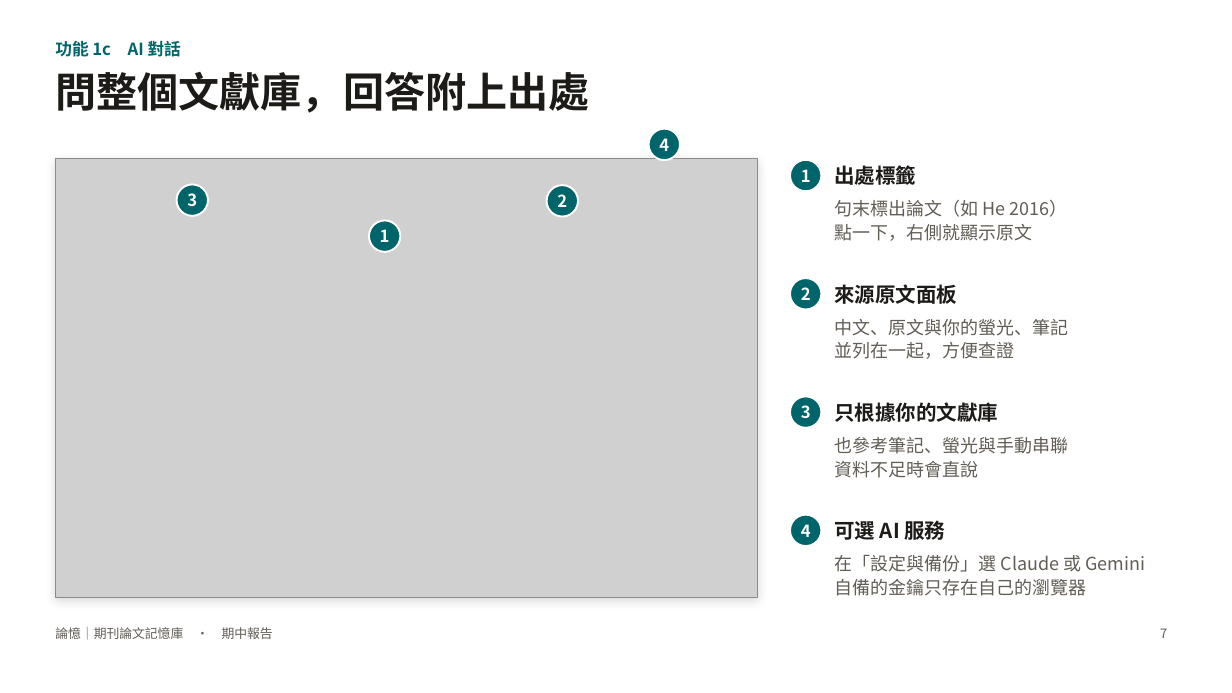
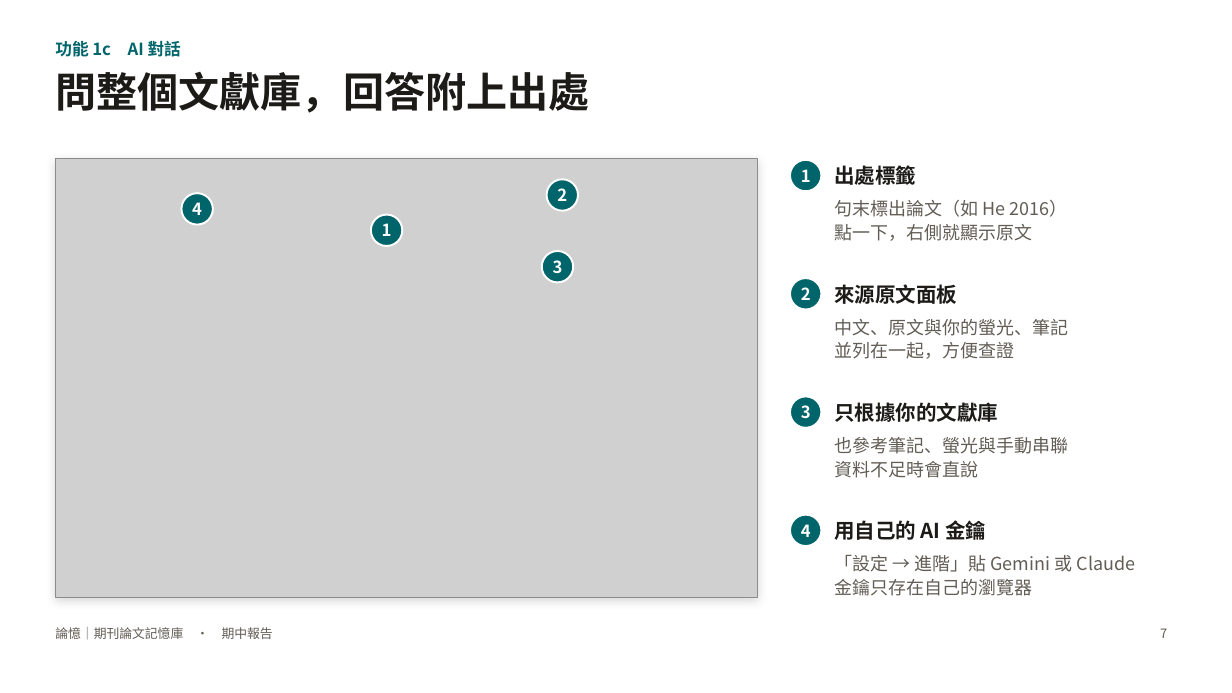
Before and after one commit to charleslin2003-prog/Journal-Article-Memory-Tool, a slide deck: slide 7 of docs/期中報告_論憶.pptx. Drawn at 1232x693 pixels with LibreOffice and Linux fonts; fonts in the diff are those of the drawing; grey boxes stand for pictures. Boxes give left, top, right and bottom in pixels: in the first picture for what was removed or moved away, otherwise in the second. Text is boxed around its words. In the diff, an @@ line names an element or a change of style, - is before the commit and + after.

```diff
--- a/docs/期中報告_論憶.pptx
+++ b/docs/期中報告_論憶.pptx
@@ text "4" moved from (x1=659, y1=138, x2=669, y2=151) to (x1=192, y1=202, x2=202, y2=215) @@
@@ ellipse moved from (x1=649, y1=128, x2=680, y2=160) to (x1=181, y1=193, x2=213, y2=225) @@
@@ 2 texts, 2 ellipses moved together from (x1=369, y1=185, x2=579, y2=252) to (x1=371, y1=179, x2=579, y2=246) @@
@@ text "3" moved from (x1=187, y1=193, x2=197, y2=207) to (x1=553, y1=260, x2=563, y2=274) @@
@@ ellipse moved from (x1=177, y1=185, x2=208, y2=216) to (x1=542, y1=251, x2=573, y2=283) @@
@@ text at (x1=834, y1=520, x2=986, y2=540): text changed @@
-可選 AI 服務
+用自己的 AI 金鑰
@@ text at (x1=834, y1=555, x2=1136, y2=596): text changed @@
-在「設定與備份」選 Claude 或 Gemini
-自備的金鑰只存在自己的瀏覽器
+「設定 → 進階」貼 Gemini 或 Claude
+金鑰只存在自己的瀏覽器
```
Also in this commit, not shown: 10 other slides changed, 3 slides added, 14 other files.
